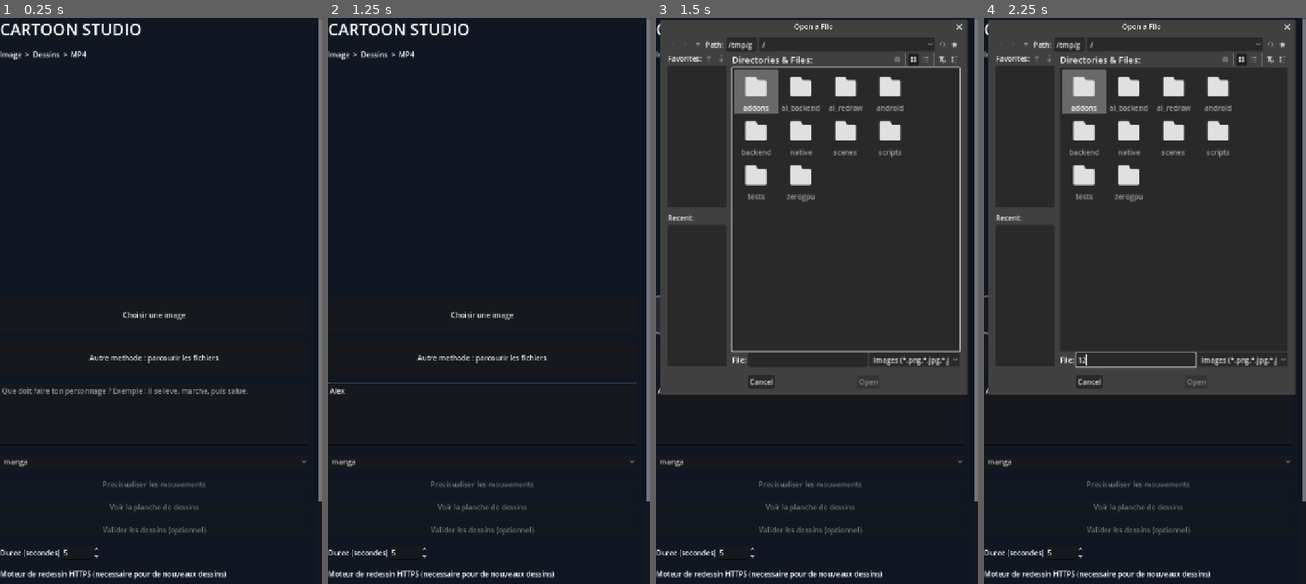
Above: before the commit, frames 1-4 (left to right).
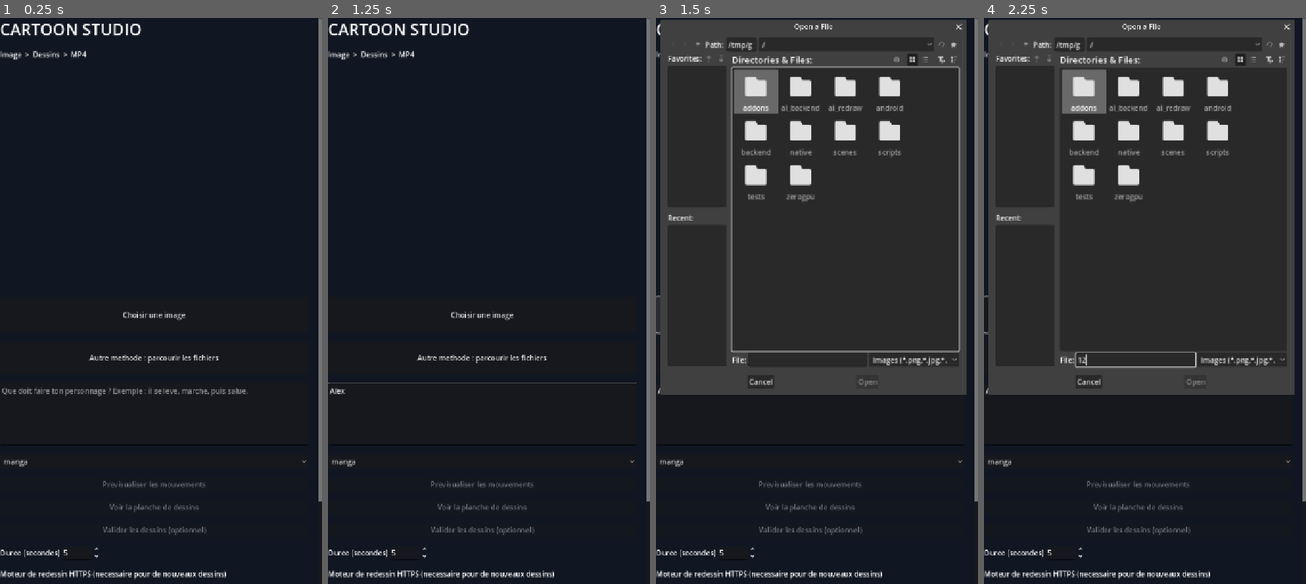
Above: after the commit, the same moments.

Repository: ericjamesempere-stack/MobileI2V-Xiaomi-
Game: Godot game, scene res://scenes/main.tscn
The game is run twice, just before and just after one commit, with the same random seed, the same clock (stepped at 60 frames per second) and the same inputs.
Inputs (mouse positions are in pixels of both pictures, inside the frame that each line leads up to):
- Up to frame 1 (0.25 s): no input
- Up to frame 2 (1.25 s): click (482, 414) at 0.52 s; type "Alex" at 0.6 s
- Up to frame 3 (1.5 s): click "Choisir une image" at 1.25 s
- Up to frame 4 (2.25 s): click (1135, 357) at 2.02 s; type "12" at 2.1 s

Frames 1-2 are identical in both runs. In frame 3, 1.1% of the frame differs, in the area x 27-97%, y 0-67%; in frame 4, 0.8%.

Commit message:
Cache reference palette once for entire animation instead of every generated frame

Diff:
--- a/scripts/cartoon_studio.gd
+++ b/scripts/cartoon_studio.gd
@@ -411,6 +411,10 @@
     var plan: Dictionary = planner.plan(prompt.text, duration.value)
     if not bool(plan.get("ok", false)):
         return {"ok": false, "error": "Histoire non comprise : " + str(plan.get("error", "action inconnue"))}
+    var palette_result: Dictionary = load("res://scripts/reference_appearance_palette.gd").new().extract(source)
+    if not bool(palette_result.get("ok", false)):
+        return {"ok": false, "error": "Palette de reference impossible a extraire"}
+    var cached_palette: Array = palette_result.get("palette", [])
     var drawings: Array[Image] = []
     for i in range(count):
         var seconds: float = float(i) / float(maxi(1, count - 1)) * duration.value
@@ -427,7 +431,7 @@
                 break
         if action_name in ["marche", "course", "danse"]:
             phase = seconds * (1.8 if action_name == "course" else 1.0)
-        var rendered: Dictionary = renderer.render_with_reference(source, prompt.text, phase, Vector2i(360, 480), action_name)
+        var rendered: Dictionary = renderer.render_with_palette(cached_palette, prompt.text, phase, Vector2i(360, 480), action_name)
         if not bool(rendered.get("ok", false)):
             return {"ok": false, "error": str(rendered.get("reason", "Dessin local impossible"))}
         drawings.append(rendered["image"])
